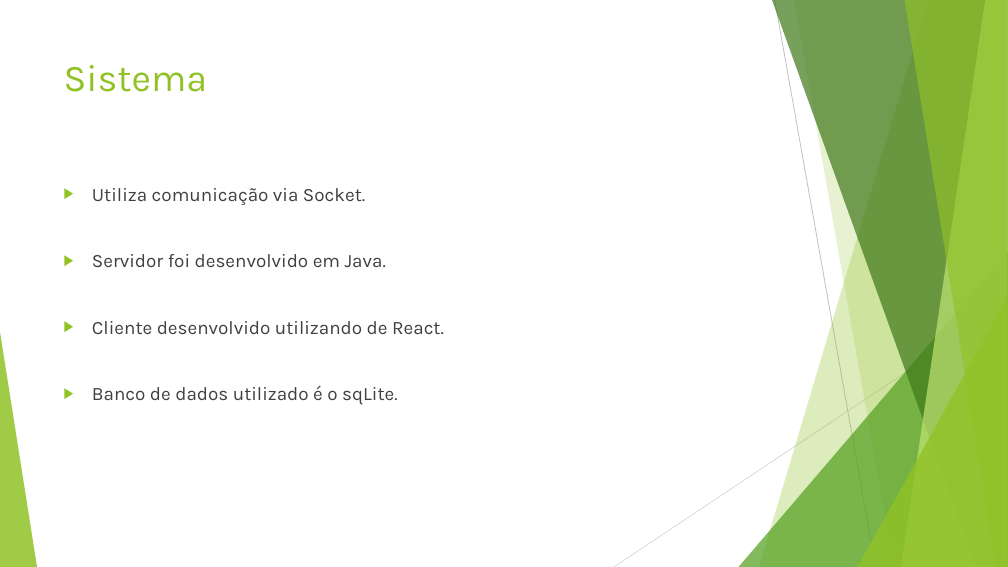
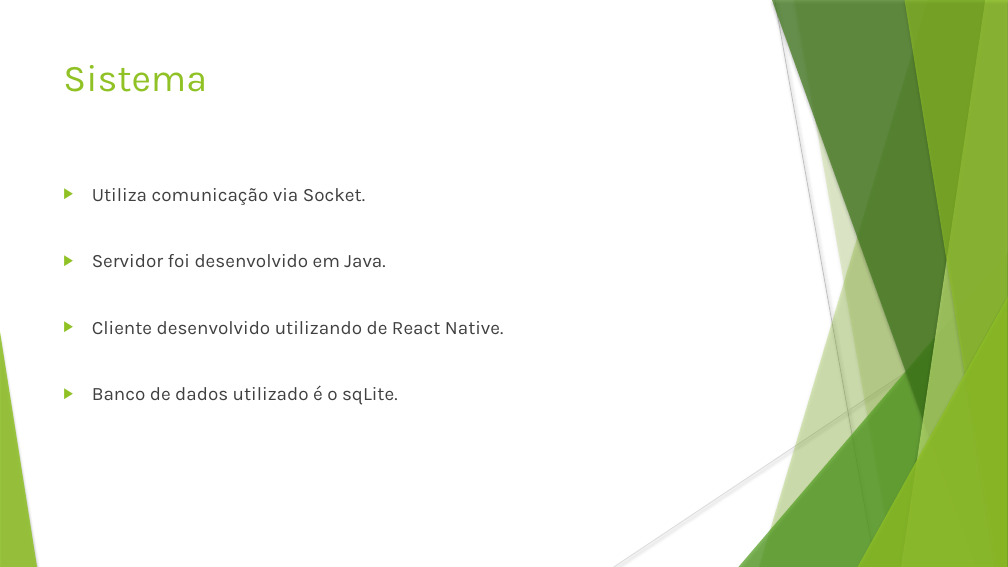
Before and after one commit to JefiPNZ/ChatIO-projeto, a slide deck: slide 3 of Slides.pptx. Drawn at 1008x567 pixels with LibreOffice and Linux fonts; fonts in the diff are those of the drawing. Boxes give left, top, right and bottom in pixels: in the first picture for what was removed or moved away, otherwise in the second. Text is boxed around its words. In the diff, an @@ line names an element or a change of style, - is before the commit and + after.

```diff
--- a/Slides.pptx
+++ b/Slides.pptx
@@ line (775, 0) - (876, 567): stroke #BFBFBF 0.75 pt to #BFBFBF 0.74 pt @@
@@ freeform shape at [794, 0, 1008, 567]: shadow on; outline redrawn @@
@@ text at [92, 188, 398, 405]: indent changed @@
@@ shadow on in 6 elements at [759, 0, 1008, 567], [739, 252, 1008, 567], [772, 0, 1008, 567], [901, 0, 1008, 567], [904, 0, 1008, 567], [858, 297, 1008, 567] @@
@@ text at [92, 321, 504, 334]: text changed @@
-▶ Cliente desenvolvido utilizando de React.
+▶ Cliente desenvolvido utilizando de React Native.
@@ line (1008, 305) - (614, 567): stroke #D9D9D9 0.75 pt to #D9D9D9 0.74 pt @@
```
Also in this commit, not shown: 6 other slides changed.
